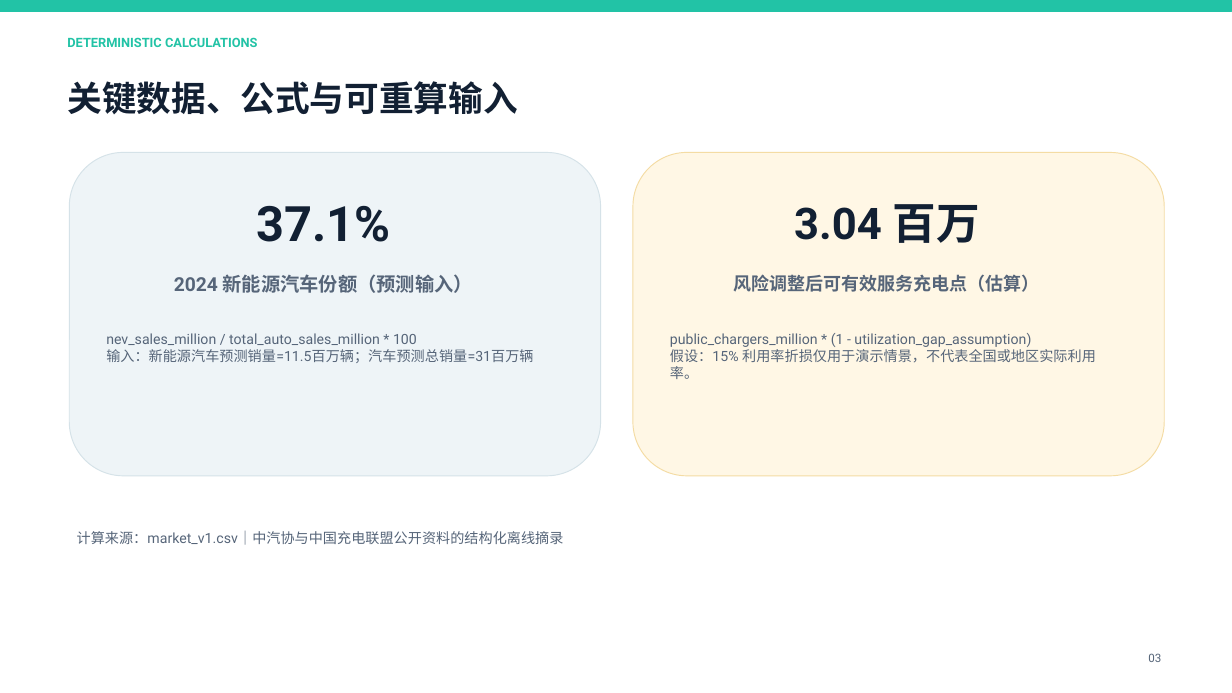
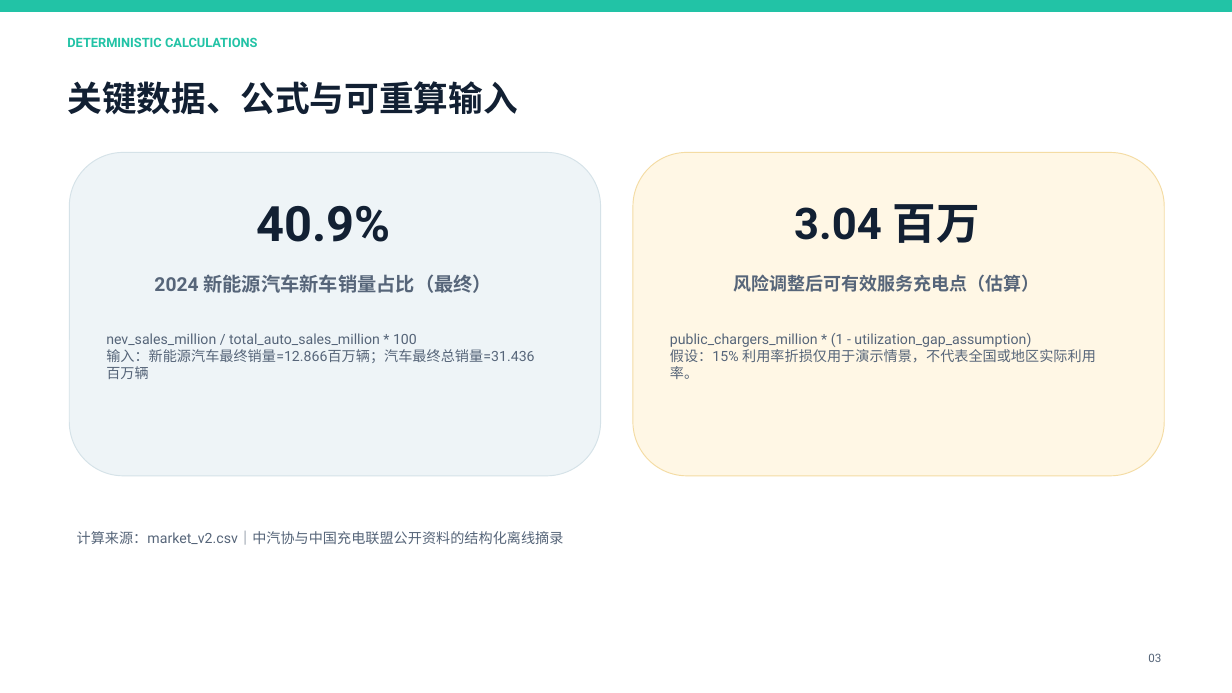
Before and after one commit to AdventureX-Ciallo/insightforge, a slide deck: slide 3 of demo-assets/insightforge-golden-fallback.pptx. Drawn at 1232x693 pixels with LibreOffice and Linux fonts; fonts in the diff are those of the drawing. Boxes give left, top, right and bottom in pixels: in the first picture for what was removed or moved away, otherwise in the second. Text is boxed around its words. In the diff, an @@ line names an element or a change of style, - is before the commit and + after.

```diff
--- a/demo-assets/insightforge-golden-fallback.pptx
+++ b/demo-assets/insightforge-golden-fallback.pptx
@@ text at bbox=[256, 206, 390, 242]: text changed @@
-37.1%
+40.9%
@@ text at bbox=[154, 274, 492, 293]: text changed @@
-2024 新能源汽车份额（预测输入）
+2024 新能源汽车新车销量占比（最终）
@@ text at bbox=[106, 349, 534, 363]: text changed @@
-输入：新能源汽车预测销量=11.5百万辆；汽车预测总销量=31百万辆
+输入：新能源汽车最终销量=12.866百万辆；汽车最终总销量=31.436百万辆
@@ text at bbox=[77, 531, 564, 545]: text changed @@
-计算来源：market_v1.csv｜中汽协与中国充电联盟公开资料的结构化离线摘录
+计算来源：market_v2.csv｜中汽协与中国充电联盟公开资料的结构化离线摘录
```
Also in this commit, not shown: 2 other slides changed, 1 other file.
